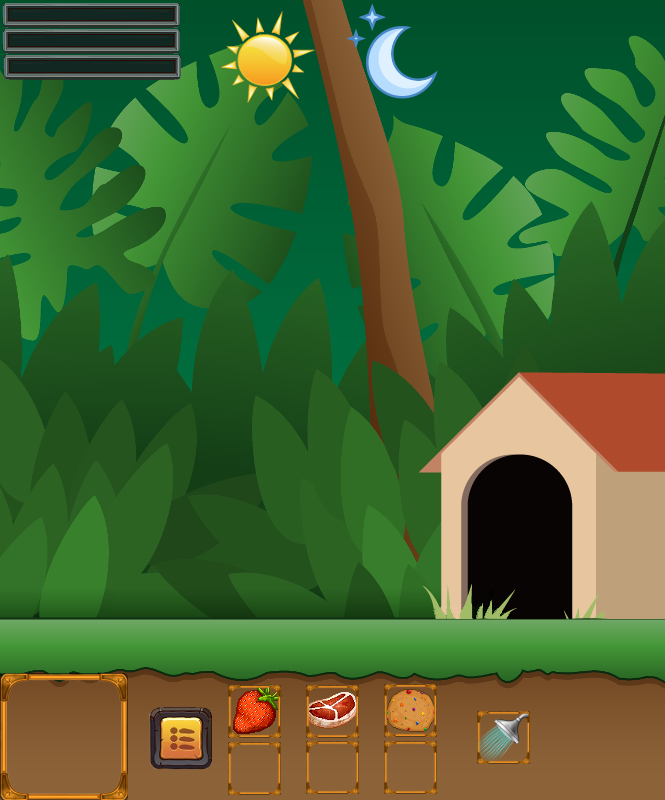
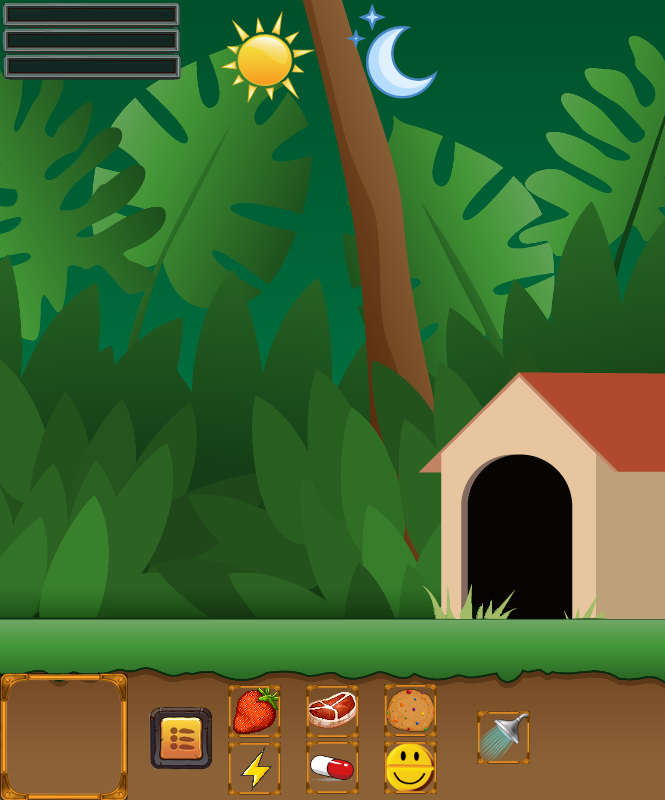
Layered file, before and after one edit (665x800). Changes by layer:
added layer "Antidep.png" above "pill.png" over [386, 743, 435, 792]
added layer "pill.png" above "Stim.png" over [310, 755, 354, 782]
added layer "Stim.png" above "background.png" over [240, 746, 272, 791]
